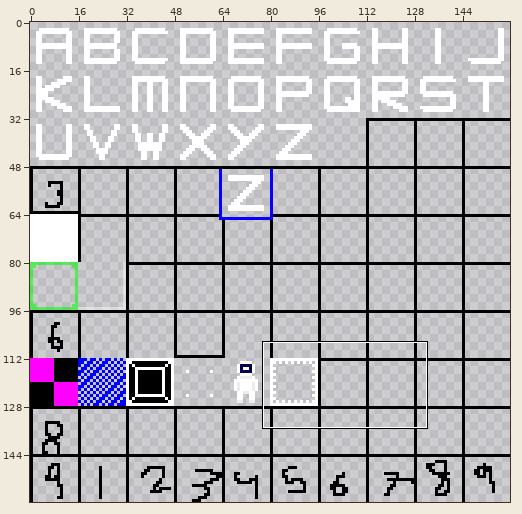
Two versions of one sprite sheet, res/spritesheet.png. Above: a wide view before the commit, with the close-up outlined.
Close-up. As it was:
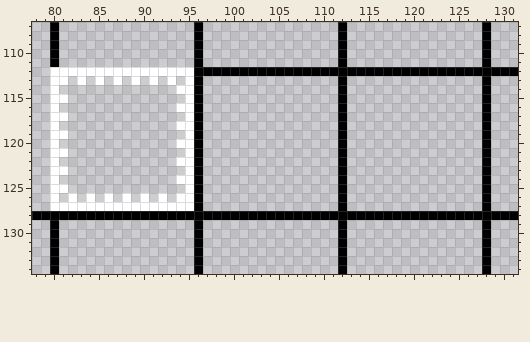
The file is 160x160 pixels. Shown: x 78..131, y 107..134.
Once edited:
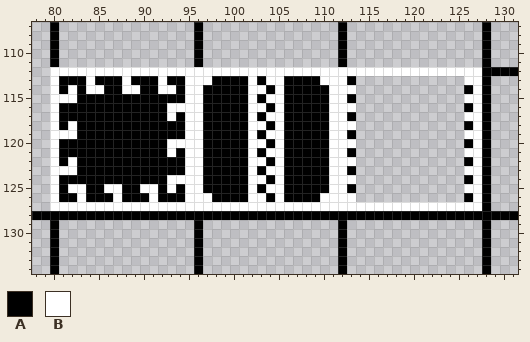
Palette (. is transparent): A #000000  B #ffffff
Difference:
@@ x 78..131 @@
 111 ..A...............A...............A...............A...
-112 ..BBBBBBBBBBBBBBBBAAAAAAAAAAAAAAAAAAAAAAAAAAAAAAAAAAAA
-113 ..BB.B.B.B.B.B.B.BA...............A...............A...
-114 ..B.............BBA...............A...............A...
-115 ..BB.............BA...............A...............A...
-116 ..B.............BBA...............A...............A...
-117 ..BB.............BA...............A...............A...
-118 ..B.............BBA...............A...............A...
-119 ..BB.............BA...............A...............A...
-120 ..B.............BBA...............A...............A...
-121 ..BB.............BA...............A...............A...
-122 ..B.............BBA...............A...............A...
-123 ..BB.............BA...............A...............A...
-124 ..B.............BBA...............A...............A...
-125 ..BB.............BA...............A...............A...
-126 ..B.B.B.B.B.B.B.BBA...............A...............A...
-127 ..BBBBBBBBBBBBBBBBA...............A...............A...
+112 ..BBBBBBBBBBBBBBBBBBBBBBBBBBBBBBBBBBBBBBBBBBBBBBBBAAAA
+113 ..BAAABAAABAAABAABBBAAAABABBAAAABBBA............BBA...
+114 ..BABABBAABBAABBABBAAAAABBABAAAAABBB............ABA...
+115 ..BBBAAAAAAAAAAAABBAAAAABABBAAAAABBA............BBA...
+116 ..BAAAAAAAAAAAABBBBAAAAABBABAAAAABBB............ABA...
+117 ..BAAAAAAAAAAAABABBAAAAABABBAAAAABBA............BBA...
+118 ..BABAAAAAAAAAAAABBAAAAABBABAAAAABBB............ABA...
+119 ..BBBAAAAAAAAAAAABBAAAAABABBAAAAABBA............BBA...
+120 ..BAAAAAAAAAAAABBBBAAAAABBABAAAAABBB............ABA...
+121 ..BAAAAAAAAAAAABABBAAAAABABBAAAAABBA............BBA...
+122 ..BABAAAAAAAAAAAABBAAAAABBABAAAAABBB............ABA...
+123 ..BBBAAAAAAAAAAAABBAAAAABABBAAAAABBA............BBA...
+124 ..BAAAAAAAAAAAABBBBAAAAABBABAAAAABBB............ABA...
+125 ..BABBAABBAABBABABBAAAAABABBAAAAABBA............BBA...
+126 ..BAABAAABAAABAAABBBAAAABBABAAAABBBB............ABA...
+127 ..BBBBBBBBBBBBBBBBBBBBBBBBBBBBBBBBBBBBBBBBBBBBBBBBA...
 128 AAAAAAAAAAAAAAAAAAAAAAAAAAAAAAAAAAAAAAAAAAAAAAAAAAAAAA
Boxes around the changes in both close-ups, in picture pixels (x1, y1, x2, y2):
changed: (59, 67, 482, 211)
